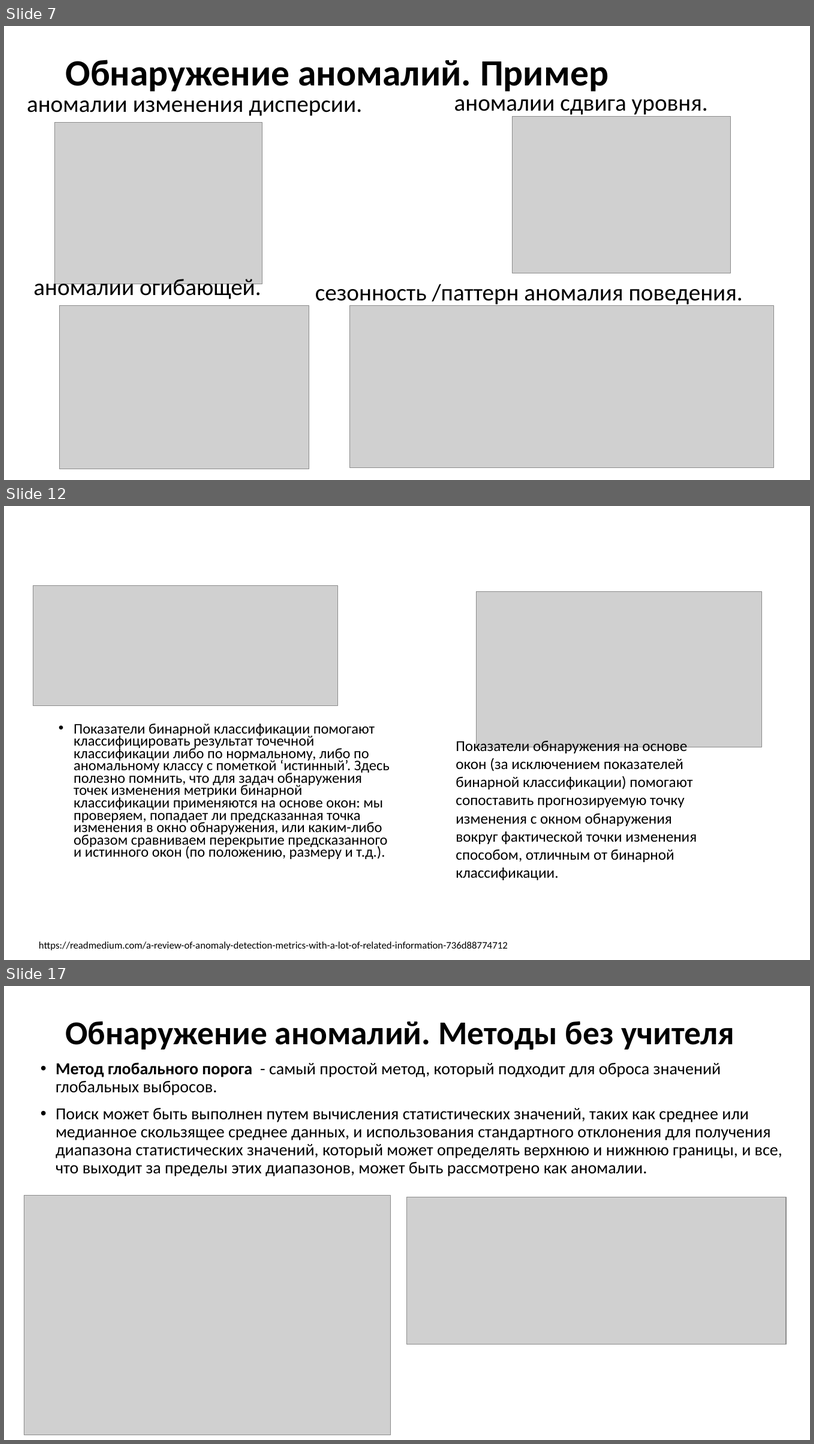
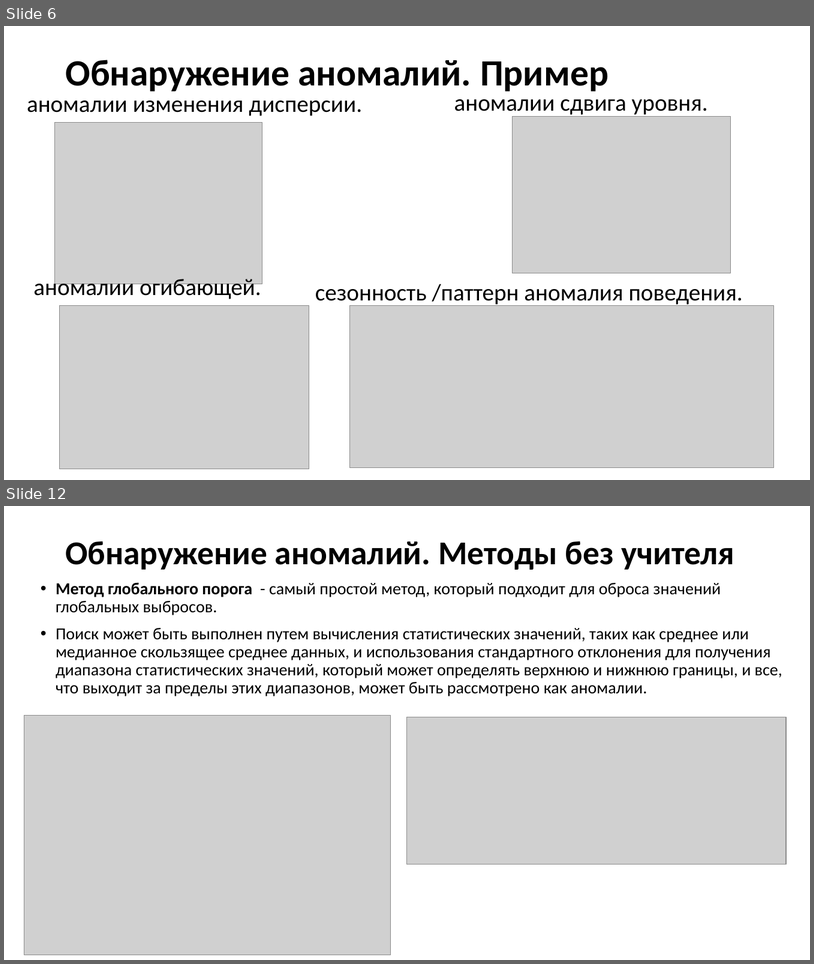
Before and after one commit to MVRonkin/TimeSeriesCourse, a slide deck: 2025/LEC/06-2 Обнаружение аномалий.pptx. Shown one above the other, each under a label of ours: slides 7, 12 and 17 before the commit, slides 6 and 12 after it; the slides between them are not shown. The pictures are 814x1444 and 814x964 pixels, drawn with LibreOffice and Linux fonts; fonts in the diff are those of the drawing; grey boxes stand for pictures. Boxes give left, top, right and bottom in pixels: in the first picture for what was removed or moved away, otherwise in the second. Text is boxed around its words. In the diff, an @@ line names an element or a change of style, - is before the commit and + after.

```diff
--- a/2025/LEC/06-2 Обнаружение аномалий.pptx
+++ b/2025/LEC/06-2 Обнаружение аномалий.pptx
@@ slide 12 removed at (x1=4, y1=506, x2=810, y2=960), background #FFFFFF @@
@@ picture removed at (x1=33, y1=586, x2=339, y2=706) @@
@@ picture removed at (x1=476, y1=591, x2=762, y2=747) @@
@@ text removed at (x1=74, y1=723, x2=390, y2=859) @@
-• Показатели бинарной классификации помогают классифицировать результат точечной классификации либо по нормальному, либо по аномальному классу с пометкой ‘истинный’. Здесь полезно помнить, что для задач обнаружения точек изменения метрики бинарной классификации применяются на основе окон: мы проверяем, попадает ли предсказанная точка изменения в окно обнаружения, или каким-либо образом сравниваем перекрытие предсказанного и истинного окон (по положению, размеру и т.д.).
@@ text removed at (x1=456, y1=738, x2=697, y2=880) @@
-Показатели обнаружения на основе окон (за исключением показателей бинарной классификации) помогают сопоставить прогнозируемую точку изменения с окном обнаружения вокруг фактической точки изменения способом, отличным от бинарной классификации.
@@ text removed at (x1=39, y1=941, x2=508, y2=950) @@
-https://readmedium.com/a-review-of-anomaly-detection-metrics-with-a-lot-of-related-information-736d88774712
@@ what was slide 7 is now slide 6 @@
@@ what was slide 17 is now slide 12 @@
```
Also in this commit, not shown: 9 slides changed, 2 slides added, 1 other slide removed.
